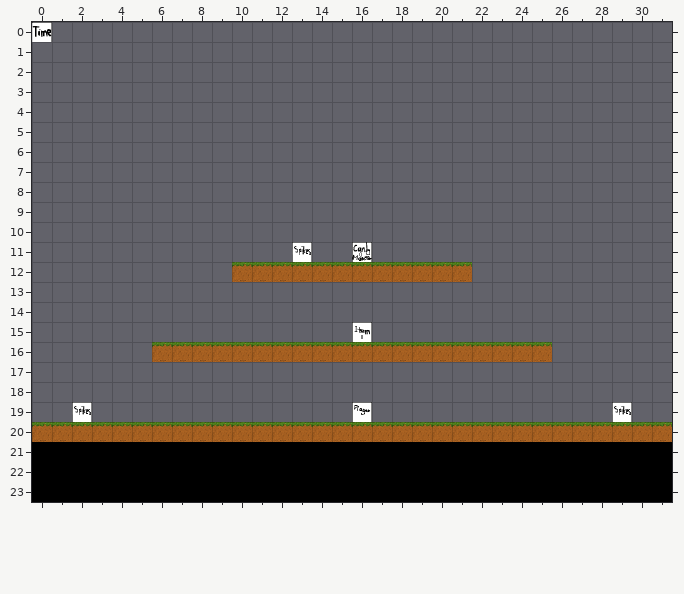
Tiled map, stored at levels/level1.3.tmx. That is the earlier state.
Cells are 32x32 px. Shown: x 0..31, y 0..23.
New version:
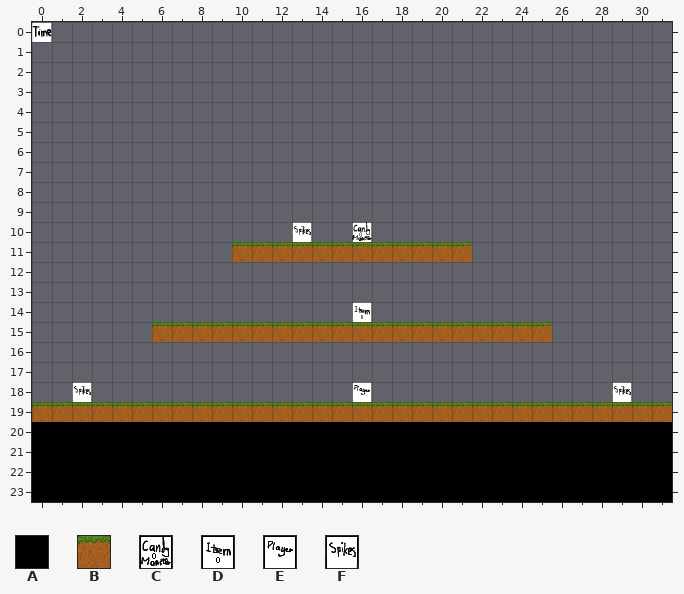
Key: from "nya rutor": A 2, B 15; from "position32x32": C 0, D 1, E 10, F 11.
_ is an empty cell.
From old to new:
{"where": "layer \"solids\""}
{"y":11,"x":10,"old":"____________","new":"BBBBBBBBBBBB"}
{"y":12,"x":10,"old":"BBBBBBBBBBBB","new":"____________"}
{"y":15,"x":6,"old":"____________________","new":"BBBBBBBBBBBBBBBBBBBB"}
{"y":16,"x":6,"old":"BBBBBBBBBBBBBBBBBBBB","new":"____________________"}
{"y":19,"x":0,"old":"________________________________","new":"BBBBBBBBBBBBBBBBBBBBBBBBBBBBBBBB"}
{"y":20,"x":0,"old":"BBBBBBBBBBBBBBBBBBBBBBBBBBBBBBBB","new":"AAAAAAAAAAAAAAAAAAAAAAAAAAAAAAAA"}
{"where": "layer \"position\""}
{"y":10,"x":13,"old":"_","new":"F"}
{"y":10,"x":16,"old":"_","new":"C"}
{"y":11,"x":13,"old":"F","new":"_"}
{"y":11,"x":16,"old":"C","new":"_"}
{"y":14,"x":16,"old":"_","new":"D"}
{"y":15,"x":16,"old":"D","new":"_"}
{"y":18,"x":2,"old":"_","new":"F"}
{"y":18,"x":16,"old":"_","new":"E"}
{"y":18,"x":29,"old":"_","new":"F"}
{"y":19,"x":2,"old":"F","new":"_"}
{"y":19,"x":16,"old":"E","new":"_"}
{"y":19,"x":29,"old":"F","new":"_"}
{"label":"changed","picture_box":[232,222,472,282]}
{"label":"changed","picture_box":[152,302,552,362]}
{"label":"changed","picture_box":[32,382,672,442]}
